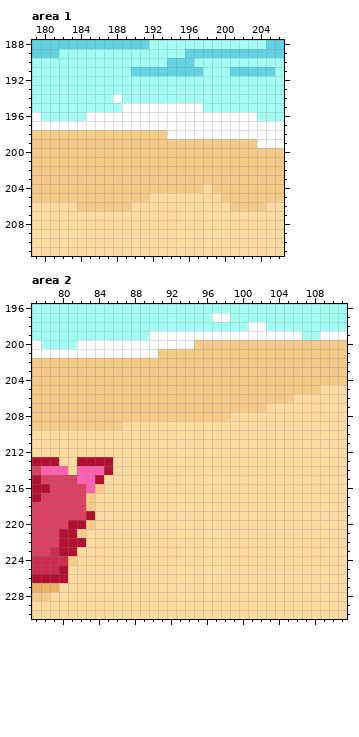
Pixel-art file: Nature/Beach.aseprite. The picture above was drawn from the file before the commit.
320x260 pixels, 1 frame. Colours within 5 levels of each other are drawn and written as one. Shown: area 1: x 179..206, y 188..211; area 2: x 77..111, y 196..230.
The result:
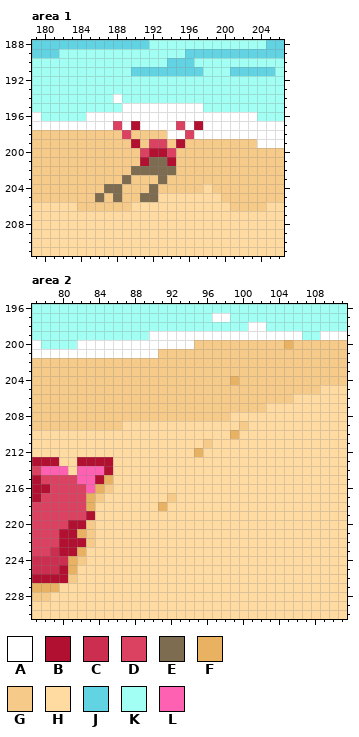
Palette (. is transparent): A #ffffff  B #b21030  C #cb2e4e  D #db4161  E #7d6c50  F #e8b262  G #f6cb89  H #ffdba2  J #61d3e3  K #a2fff3  L #ff61b2
Difference:
layer "Steps" added
layer "Crab" added
--- area 1, layer "Crab"
@@ x 184..199 @@
 196 KAAAAAAAAAAAAAAA
-197 AAAAAAAAAAAAAAAA
-198 GGGGGGGGGGAAAAAA
-199 GGGGGGGGGGGGGGGG
-200 GGGGGGGGGGGGGGGG
-201 GGGGGGGGGGGGGGGG
-202 GGGGGGGGGGGGGGGG
-203 GGGGGGGGGGGGGGGG
-204 GGGGGGGGGGGGGGHG
-205 GGGGGGGGHHHHHHHH
+197 AAAADABAAAADABAA
+198 GGGGGDGGGGAADAAA
+199 GGGGGGBGDDGBGGGG
+200 GGGGGGGDBBDGGGGG
+201 GGGGGGGBEEBGGGGG
+202 GGGGGGEEEEEGGGGG
+203 GGGGGEGGGEGGGGGG
+204 GGGEEGGGEGGGGGHG
+205 GGEGEGGEEHHHHHHH
 206 GGGGGGHHHHHHHHHH
--- area 2, layers "Steps", "Towel"
@@ x 103..107 @@
 199 AAAAK
-200 GGGGG
+200 GGFGG
 201 GGGGG
@@ x 97..101 @@
 203 GGGGG
-204 GGGGG
+204 GGFGG
 205 GGGGG
@@ x 79..102 @@
 208 GGGGGGGGGGGGGGGGGGGGHHHH
-209 GGGGGGGGHHHHHHHHHHHHHHHH
-210 HHHHHHHHHHHHHHHHHHHHHHHH
-211 HHHHHHHHHHHHHHHHHHHHHHHH
-212 HHHHHHHHHHHHHHHHHHHHHHHH
+209 GGGGGGGGHHHHHHHHHHHHHGHH
+210 HHHHHHHHHHHHHHHHHHHHFHHH
+211 HHHHHHHHHHHHHHHHHGHHHHHH
+212 HHHHHHHHHHHHHHHHFHHHHHHH
 213 BHHBBBBHHHHHHHHHHHHHHHHH
 214 LLHLLLBHHHHHHHHHHHHHHHHH
-215 DDDLLBHHHHHHHHHHHHHHHHHH
-216 DDDDLGHHHHHHHHHHHHHHHHHH
-217 DDDDGHHHHHHHHHHHHHHHHHHH
-218 DDDDGHHHHHHHHHHHHHHHHHHH
+215 DDDLLBFHHHHHHHHHHHHHHHHH
+216 DDDDLFGHHHHHHHHHHHHHHHHH
+217 DDDDFGHHHHHHHGHHHHHHHHHH
+218 DDDDFHHHHHHHFHHHHHHHHHHH
 219 DDDDBHHHHHHHHHHHHHHHHHHH
 220 DDBBGHHHHHHHHHHHHHHHHHHH
-221 DBBGHHHHHHHHHHHHHHHHHHHH
-222 DBBBHHHHHHHHHHHHHHHHHHHH
-223 CBBHHHHHHHHHHHHHHHHHHHHH
-224 CCGHHHHHHHHHHHHHHHHHHHHH
-225 CBHHHHHHHHHHHHHHHHHHHHHH
-226 BBHHHHHHHHHHHHHHHHHHHHHH
+221 DBBFGHHHHHHHHHHHHHHHHHHH
+222 DBBBGHHHHHHHHHHHHHHHHHHH
+223 CBBFHHHHHHHHHHHHHHHHHHHH
+224 CCFGHHHHHHHHHHHHHHHHHHHH
+225 CBFHHHHHHHHHHHHHHHHHHHHH
+226 BBGHHHHHHHHHHHHHHHHHHHHH
 227 FHHHHHHHHHHHHHHHHHHHHHHH
